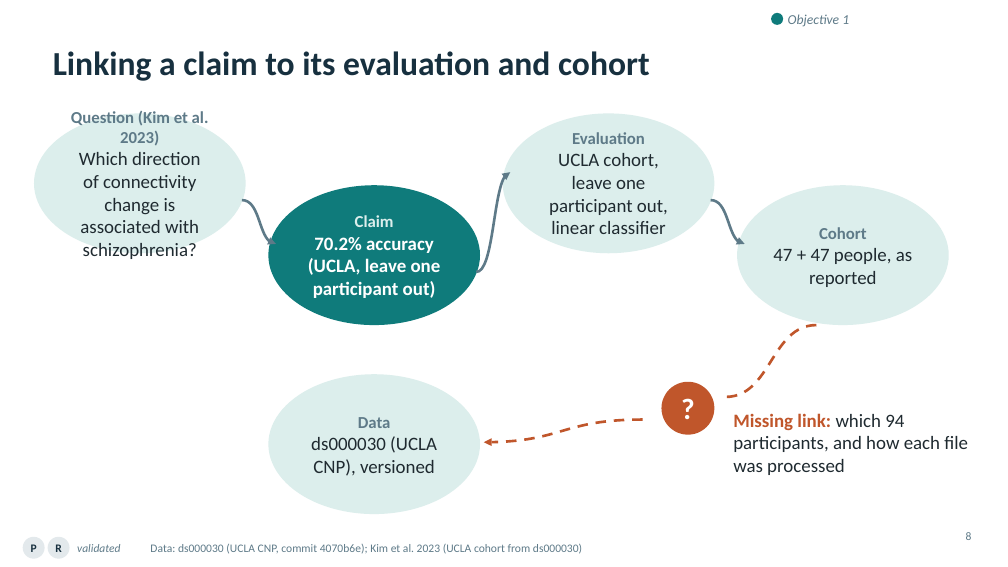
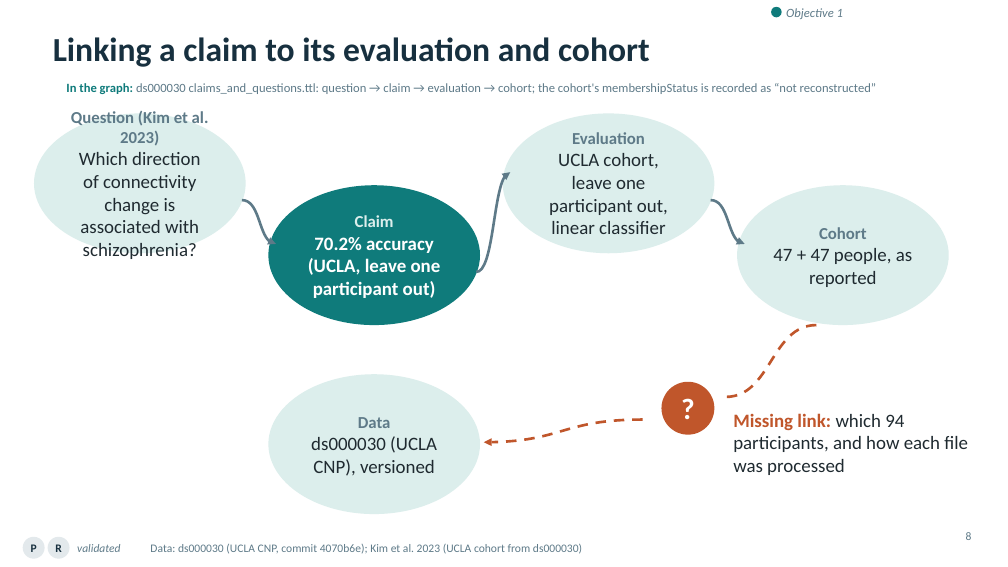
Before and after one commit to ReproNim/llm-workshop-kg, a slide deck: slide 8 of slides/Knowledge_Graphs_Skills_Neuroimaging_v4.pptx. Drawn at 1008x567 pixels with LibreOffice and Linux fonts; fonts in the diff are those of the drawing; background and template pictures are left out. Boxes give left, top, right and bottom in pixels: in the first picture for what was removed or moved away, otherwise in the second. Text is boxed around its words. In the diff, an @@ line names an element or a change of style, - is before the commit and + after.

```diff
--- a/slides/Knowledge_Graphs_Skills_Neuroimaging_v4.pptx
+++ b/slides/Knowledge_Graphs_Skills_Neuroimaging_v4.pptx
@@ title "Linking a claim to its ...": place and size @@
-title "Linking a claim to its ..." at bbox=[53, 51, 650, 81]
+title "Linking a claim to its ..." at bbox=[53, 37, 650, 67]
@@ ellipse: place and size @@
-ellipse at bbox=[771, 13, 783, 25]
+ellipse at bbox=[771, 7, 782, 17]
@@ text "Objective 1" at bbox=[786, 8, 843, 19]: size 13 to 12 pt @@
@@ text added at bbox=[66, 83, 876, 94], 12 pt, text #5E7A88 @@
+In the graph: ds000030 claims_and_questions.ttl: question → claim → evaluation → cohort; the cohort's membershipStatus is recorded as “not reconstructed”
```
Also in this commit, not shown: 20 other slides changed, 3 slides added, 2 slides removed, 2 other files.
